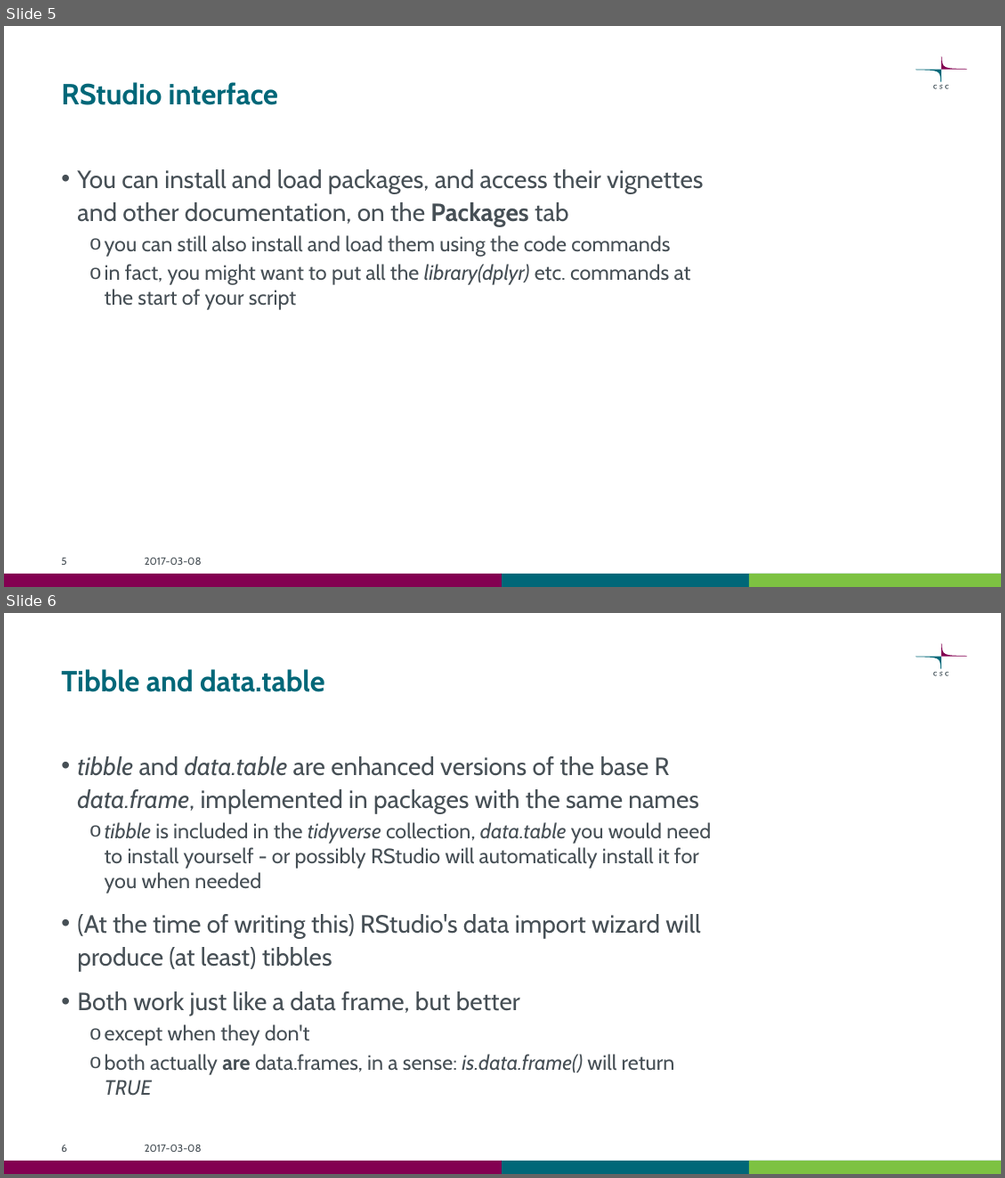
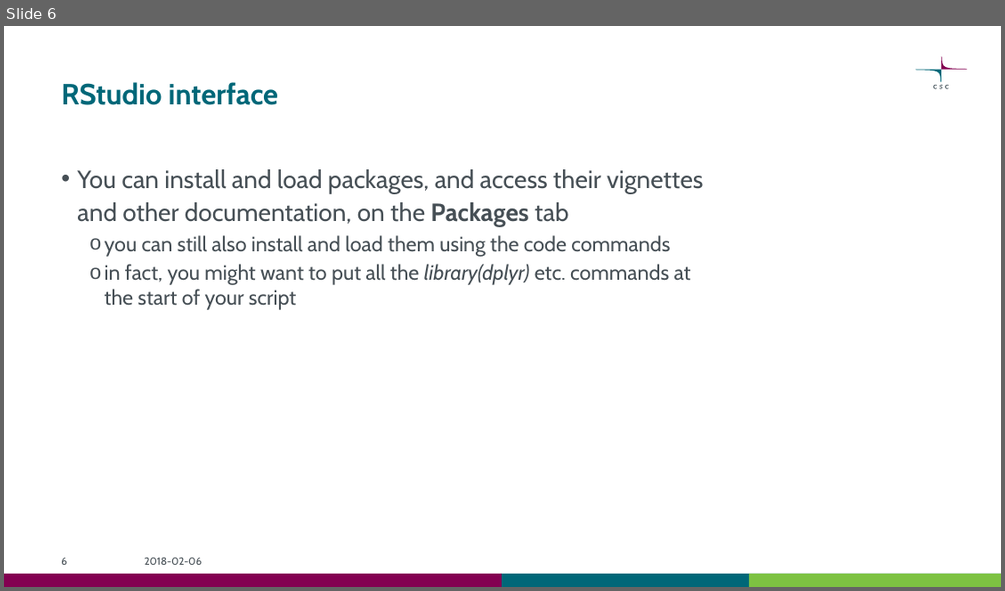
Before and after one commit to csc-training/wrangling-with-R, a slide deck: wrangling_with_r_bio18.pptx. Shown one above the other, each under a label of ours: slides 5 and 6 before the commit, slide 6 after it. The pictures are 1005x1178 and 1005x591 pixels, drawn with LibreOffice and Linux fonts; fonts in the diff are those of the drawing. Boxes give left, top, right and bottom in pixels: in the first picture for what was removed or moved away, otherwise in the second. Text is boxed around its words. In the diff, an @@ line names an element or a change of style, - is before the commit and + after.

```diff
--- a/wrangling_with_r_bio18.pptx
+++ b/wrangling_with_r_bio18.pptx
@@ slide 6 removed at [4, 613, 1001, 1174], background #FFFFFF; not listed: 6 template elements that a slide beside it also shows @@
@@ title removed at [61, 669, 325, 692] @@
-Tibble and data.table
@@ text removed at [77, 756, 711, 1095] @@
-• tibble and data.table are enhanced versions of the base R data.frame, implemented in packages with the same names
-  o tibble is included in the tidyverse collection, data.table you would need to install yourself - or possibly RStudio will automatically install it for you when needed
-• (At the time of writing this) RStudio's data import wizard will produce (at least) tibbles
-• Both work just like a data frame, but better
-  o except when they don't
-  o both actually are data.frames, in a sense: is.data.frame() will return TRUE
@@ page number removed at [61, 1144, 67, 1151] @@
-6
@@ text removed at [145, 1143, 202, 1151] @@
-2017-03-08
@@ what was slide 5 is now slide 6 @@
@@ slide 6 changed as well @@
@@ text at [145, 556, 202, 564]: text changed @@
-2017-03-08
+2018-02-06
```
Also in this commit, not shown: 28 other slides changed, 5 slides added, 5 other slides removed, 2 other files.
